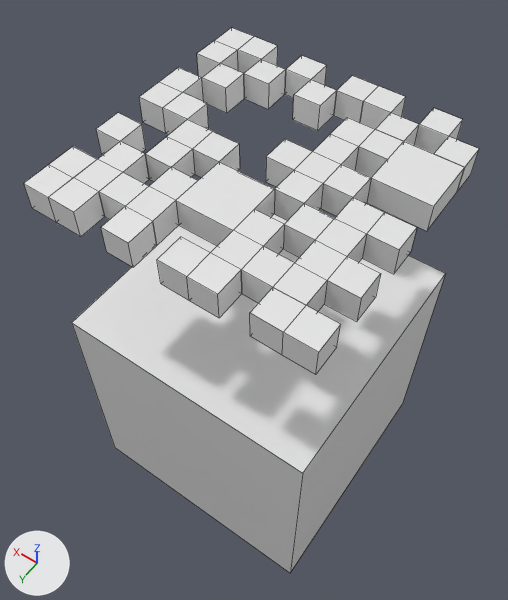
An edit to the Blender file Panda project/models/blend/leaves.blend, drawn before and after from the same camera.
Before and after are seen from a camera (50 mm lens) standing at (-1.83, 2.69, 3.78) and looking at (0.14, -0.07, -0.56). Arrows for +X, +Y and +Z are at lower left; the lights stay in place. Mesh edges are drawn as thin lines.
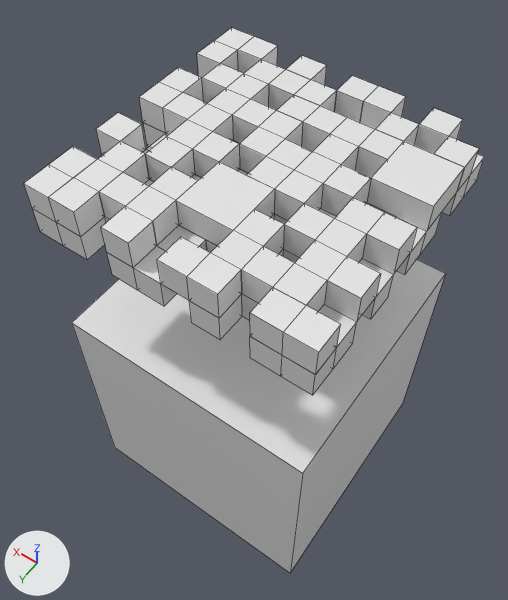
Boxes [x1, y1, x2, y2] around the edits, measured in the pictures (508 x 600 px):
'Cube.025', added
    after: [33, 87, 484, 395]
'Cube.019', added
    after: [188, 88, 276, 143]
    faces in mat_material_030 (white #e7e7e7): [232, 99, 276, 143]
    faces in mat_material_028 (white #e7e7e7): [188, 104, 233, 141]
    faces in mat_material_029 (white #e7e7e7): [207, 88, 250, 115]
'Cube.005', reshaped
    before: [244, 60, 286, 109]
    after: [244, 60, 310, 110]
'Cube.022', added
    after: [239, 110, 303, 173]
    faces in mat_material_035 (white #e7e7e7): [239, 127, 284, 173]
    faces in mat_material_034 (white #e7e7e7): [258, 110, 303, 146]
'Cube.021', added
    after: [301, 106, 347, 151]
'Cube.020', added
    after: [247, 157, 294, 189]
'Cube.024', added
    after: [227, 74, 269, 106]
'Cube.023', added
    after: [277, 95, 319, 122]
part 1 of me_cube_026, added
    after: [268, 69, 310, 110]

Diff of the bpy script that builds the scene:
```diff
--- a/Panda project/models/blend/leaves.blend.py
+++ b/Panda project/models/blend/leaves.blend.py
@@ me_cube_026 @@
 me_cube_026.from_pydata(...)  # 8 vertices, 6 faces; spans x -1.0..1.0, y -1.0..1.0, z -1.0..1.0
 # used by ob_cube_005; location = (0.5, -0.7, 0.9); scale = (0.1, 0.1, 0.1)
+# me_cube_026 part 1: a new loose piece, a box spanning x -3.0..-1.0, y -1.0..1.0, z -1.0..1.0, in mat_material_032 (white #e7e7e7)
 me_cube_026.materials.append(mat_material_002)
+me_cube_026.materials.append(mat_material_032)  # white #e7e7e7
@@ ob_cube_025 @@
+ob_cube_025 = bpy.data.objects.new('Cube.025', me_cube_047)  # 488 vertices, 366 faces; spans x -15.0..5.0, y -5.0..15.0, z -1.0..1.0; in mat_material_038 (white #e7e7e7), mat_material_074 (white #e7e7e7), mat_material_073 (white #e7e7e7), mat_material_043 (white #e7e7e7), mat_material_072 (white #e7e7e7), mat_material_071 (white #e7e7e7), mat_material_070 (white #e7e7e7), mat_material_069 (white #e7e7e7), mat_material_065 (white #e7e7e7), mat_material_066 (white #e7e7e7), mat_material_067 (white #e7e7e7), mat_material_062 (white #e7e7e7), mat_material_063 (white #e7e7e7), mat_material_064 (white #e7e7e7), mat_material_068 (white #e7e7e7), mat_material_059 (white #e7e7e7), mat_material_060 (white #e7e7e7), mat_material_061 (white #e7e7e7), mat_material_056 (white #e7e7e7), mat_material_057 (white #e7e7e7), mat_material_058 (white #e7e7e7), mat_material_053 (white #e7e7e7), mat_material_054 (white #e7e7e7), mat_material_055 (white #e7e7e7), mat_material_052 (white #e7e7e7), mat_material_051 (white #e7e7e7), mat_material_048 (white #e7e7e7), mat_material_049 (white #e7e7e7), mat_material_050 (white #e7e7e7), mat_material_045 (white #e7e7e7), mat_material_046 (white #e7e7e7), mat_material_047 (white #e7e7e7), mat_material_044 (white #e7e7e7), mat_material_042 (white #e7e7e7), mat_material_040 (white #e7e7e7), mat_material_041 (white #e7e7e7), mat_material_039 (white #e7e7e7)
+ob_cube_025.location = (0.5, 0.5, 0.7)
+ob_cube_025.rotation_euler = (0.0, 0.0, 1.571)  # degrees (0, 0, 90)
+ob_cube_025.scale = (0.1, 0.1, 0.1)
@@ ob_cube_024 @@
+ob_cube_024 = bpy.data.objects.new('Cube.024', me_cube_046)  # a box spanning x -1.0..1.0, y -1.0..1.0, z -1.0..1.0; in mat_material_037 (white #e7e7e7)
+ob_cube_024.location = (0.5, -0.5, 0.9)
+ob_cube_024.scale = (0.1, 0.1, 0.1)
@@ ob_cube_023 @@
+ob_cube_023 = bpy.data.objects.new('Cube.023', me_cube_045)  # a box spanning x -1.0..1.0, y -1.0..1.0, z -1.0..1.0; in mat_material_036 (white #e7e7e7)
+ob_cube_023.location = (0.1, -0.5, 0.9)
+ob_cube_023.scale = (0.1, 0.1, 0.1)
@@ ob_cube_022 @@
+ob_cube_022 = bpy.data.objects.new('Cube.022', me_cube_044)  # a box spanning x -1.0..1.0, y -1.0..1.0, z -1.0..1.0, material slot 0; a box spanning x -3.0..-1.0, y -1.0..1.0, z -1.0..1.0, material slot 1; in mat_material_035 (white #e7e7e7), mat_material_034 (white #e7e7e7)
+ob_cube_022.location = (0.1, -0.1, 0.9)
+ob_cube_022.rotation_euler = (0.0, 0.0, 1.571)  # degrees (0, 0, 90)
+ob_cube_022.scale = (0.1, 0.1, 0.1)
@@ ob_cube_021 @@
+ob_cube_021 = bpy.data.objects.new('Cube.021', me_cube_043)  # a box spanning x -1.0..1.0, y -1.0..1.0, z -1.0..1.0; in mat_material_033 (white #e7e7e7)
+ob_cube_021.location = (-0.1, -0.5, 0.9)
+ob_cube_021.scale = (0.1, 0.1, 0.1)
@@ ob_cube_020 @@
+ob_cube_020 = bpy.data.objects.new('Cube.020', me_cube_041)  # a box spanning x -1.0..1.0, y -1.0..1.0, z -1.0..1.0; in mat_material_031 (white #e7e7e7)
+ob_cube_020.location = (-0.1, 0.1, 0.9)
+ob_cube_020.scale = (0.1, 0.1, 0.1)
@@ ob_cube_019 @@
+ob_cube_019 = bpy.data.objects.new('Cube.019', me_cube_040)  # a box spanning x -1.0..1.0, y -1.0..1.0, z -1.0..1.0, material slot 0; a box spanning x 1.0..3.0, y -1.0..1.0, z -1.0..1.0, material slot 1; a box spanning x 1.0..3.0, y 1.0..3.0, z -1.0..1.0, material slot 2; in mat_material_030 (white #e7e7e7), mat_material_029 (white #e7e7e7), mat_material_028 (white #e7e7e7)
+ob_cube_019.location = (0.3, -0.3, 0.9)
+ob_cube_019.scale = (0.1, 0.1, 0.1)
```
